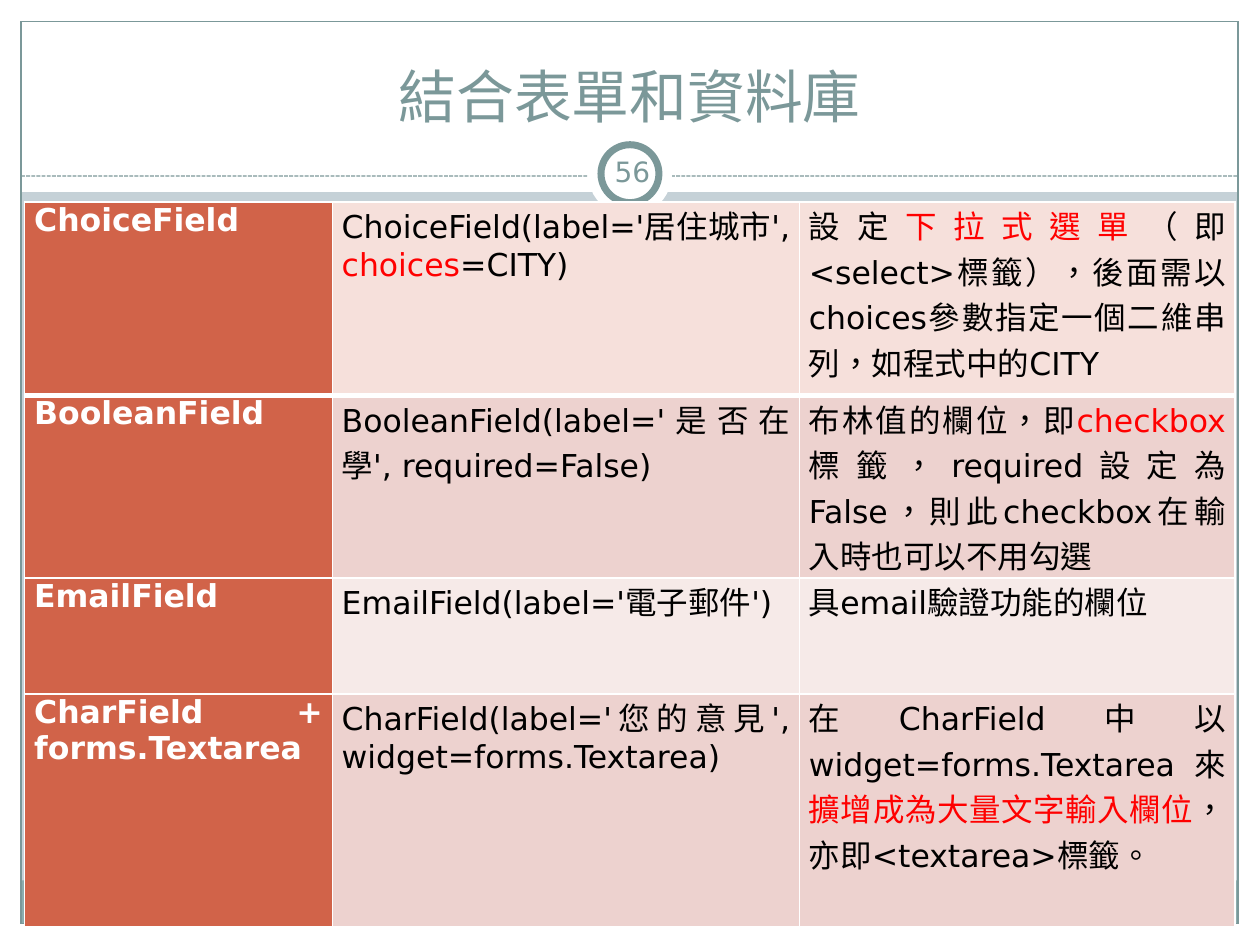
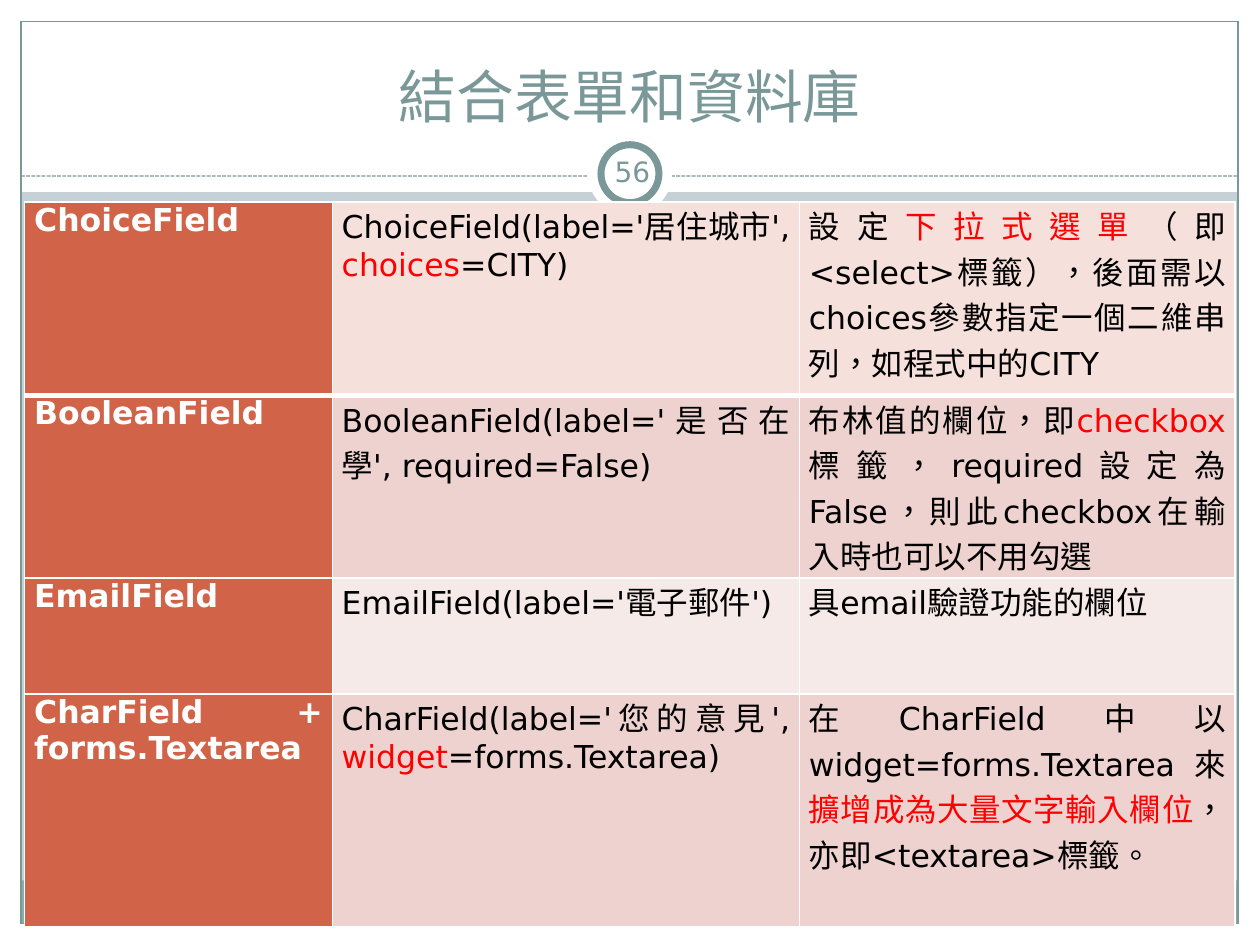
Before and after one commit to jacktea88/406django, a slide deck: slide 56 of ch08/Django4-ch08.pptx. Drawn at 1260x945 pixels with LibreOffice and Linux fonts; fonts in the diff are those of the drawing. Boxes give left, top, right and bottom in pixels: in the first picture for what was removed or moved away, otherwise in the second. Text is boxed around its words. In the diff, an @@ line names an element or a change of style, - is before the commit and + after.

Commit message:
更新ch08 表單

```diff
--- a/ch08/Django4-ch08.pptx
+++ b/ch08/Django4-ch08.pptx
@@ table at (25,202,1236,895) @@
@@ text colour #000000 to #FF0000 in "widget=forms.Textarea)" @@
```
Also in this commit, not shown: 39 other slides changed, 1 slide added, 1 slide removed, 14 other files.
